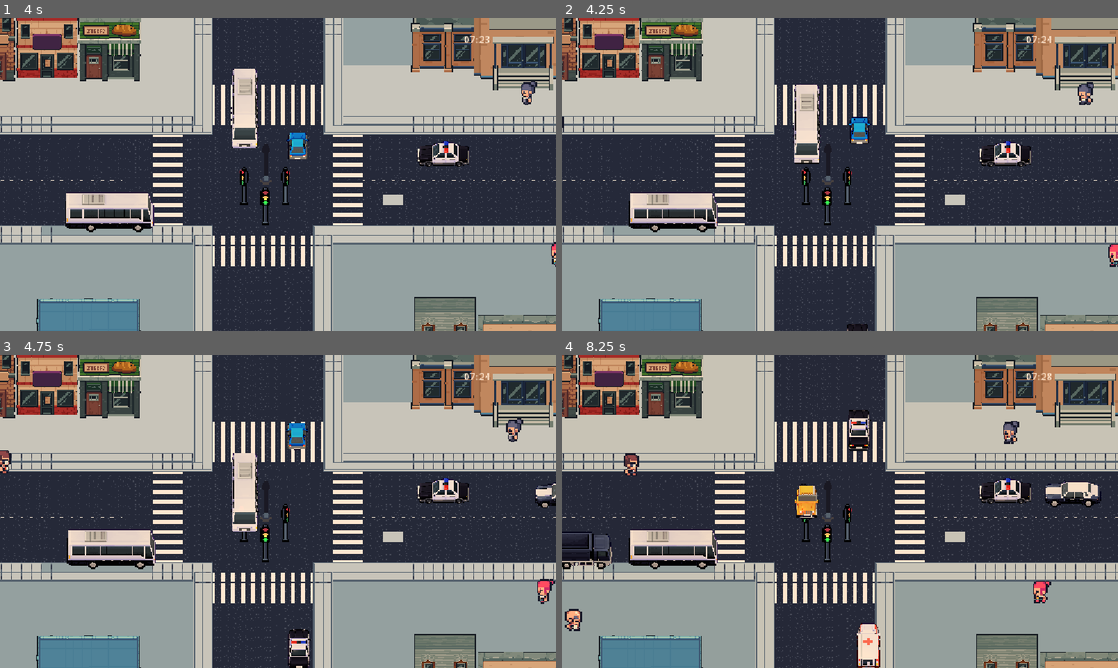
Above: before the commit, frames 1-4 (two rows, left to right).
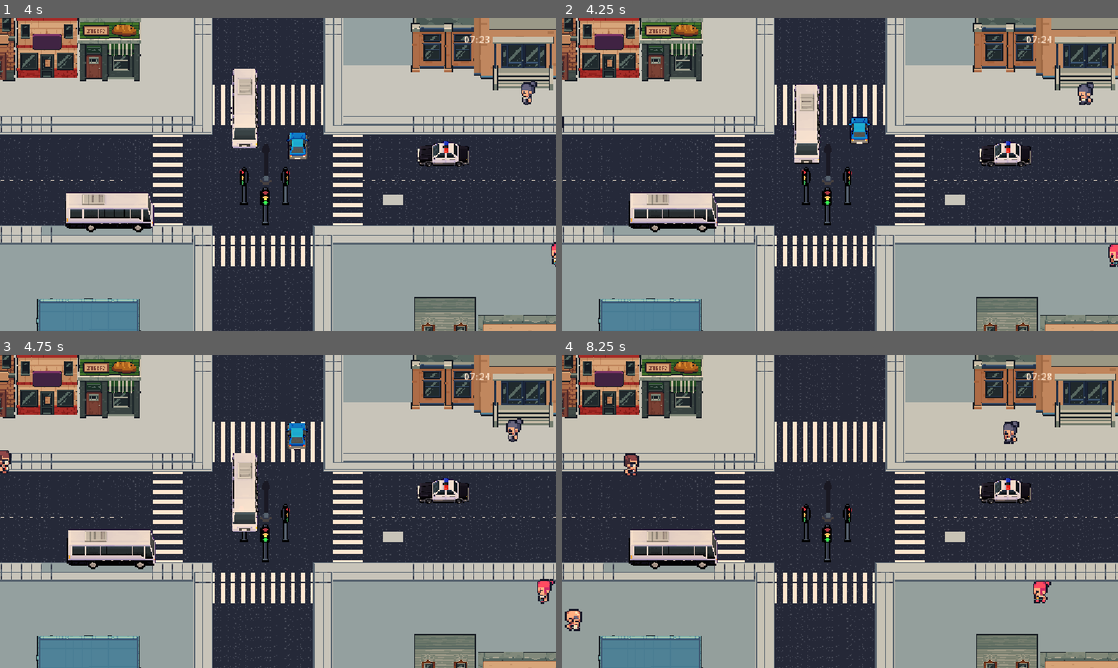
Above: after the commit, the same moments.

Repository: lafgo-fc/game-jam-repoooo
Game: Godot game, scene res://scne/test_one.tscn
The game is run twice, just before and just after one commit, with the same random seed, the same clock (stepped at 60 frames per second) and the same inputs.
Inputs:
- Up to frame 1 (4 s): tap Enter (ui_accept) at 0.5, 0.77, 1.52, 3.02, 3.77 s; hold R (traffic control right and left) from 0.53 s (still down)
- Up to frame 2 (4.25 s): keep holding R (traffic control right and left)
- Up to frame 3 (4.75 s): keep holding R (traffic control right and left); tap Enter (ui_accept) at 4.52 s
- Up to frame 4 (8.25 s): keep holding R (traffic control right and left); tap Enter (ui_accept) at 6.02, 6.77, 7.52 s

Frame 1 is identical in both runs. In frame 2, less than 0.1% of the frame differs, in the area x 51-55%, y 97-100%; in frame 3, 0.6%; in frame 4, 2.5%, in the area x 0-97%, y 17-100%.

Commit message:
updated the car spawner

Diff:
--- a/scne/spawnr_thing.tscn
+++ b/scne/spawnr_thing.tscn
@@ -10,7 +10,7 @@
 car_scene = ExtResource("2_35ejr")
 
 [node name="Timer" type="Timer" parent="." unique_id=1513139892]
-wait_time = 3.432
+wait_time = 10.0
 autostart = true
 
 [node name="Area2D" type="Area2D" parent="." unique_id=891598153 groups=["car"]]
